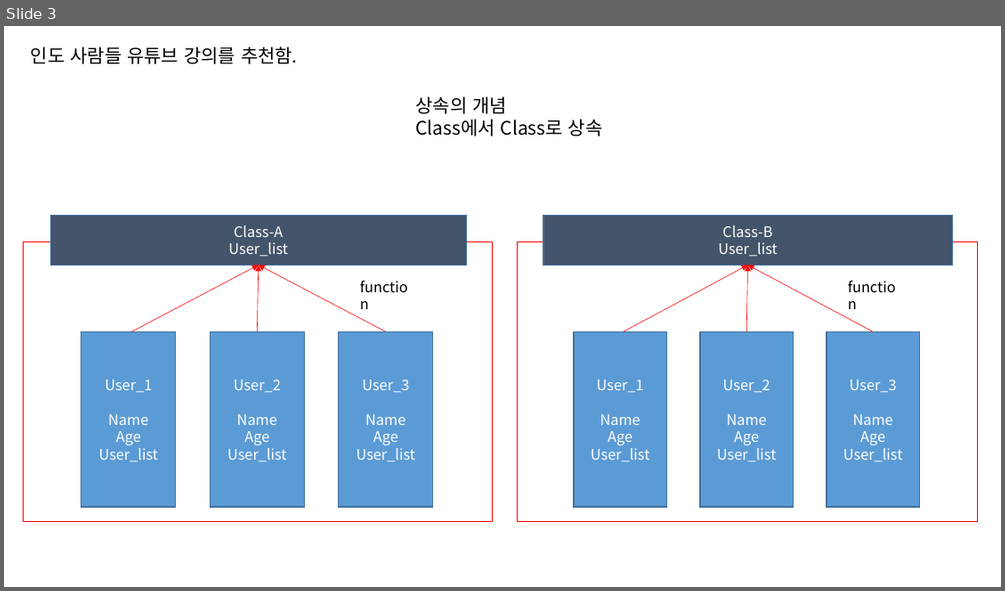
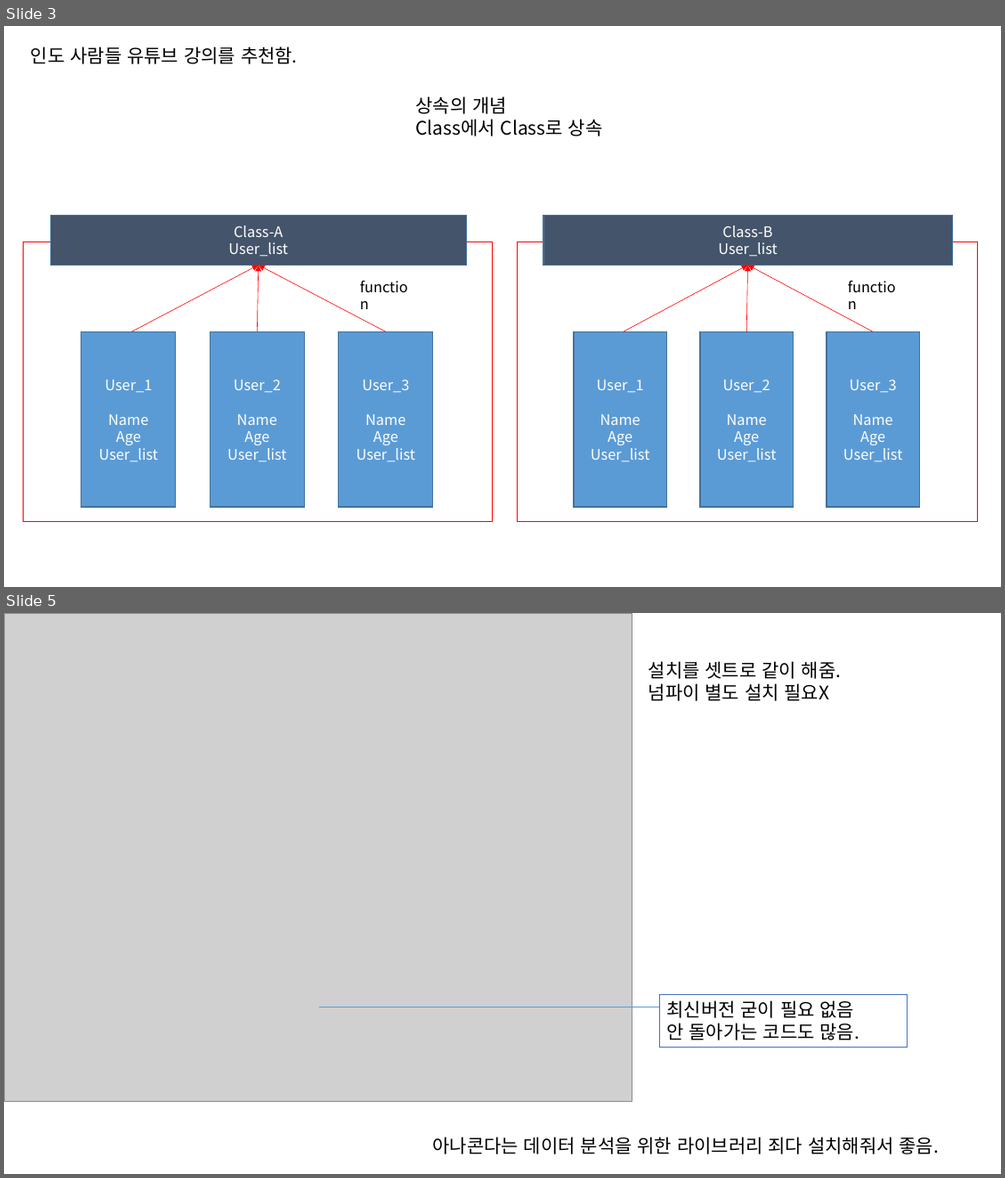
Before and after one commit to olA1ol/learning_data, a slide deck: 240127/class__.pptx. Shown one above the other, each under a label of ours: slide 3 before the commit, slides 3 and 5 after it; the slides between them are not shown. The pictures are 1005x591 and 1005x1178 pixels, drawn with LibreOffice and Linux fonts; fonts in the diff are those of the drawing; grey boxes stand for pictures. Boxes give left, top, right and bottom in pixels: in the first picture for what was removed or moved away, otherwise in the second. Text is boxed around its words. In the diff, an @@ line names an element or a change of style, - is before the commit and + after.

```diff
--- a/240127/class__.pptx
+++ b/240127/class__.pptx
@@ slide 5 added at <box>4,613,1001,1174</box>, background #FFFFFF @@
@@ picture added at <box>4,613,632,1102</box> @@
@@ text added at <box>648,661,841,701</box>, 18 pt, text #000000 @@
+설치를 셋트로 같이 해줌. 넘파이 별도 설치 필요X
@@ line added from (319, 1007) to (659, 1007), #5B9BD5 0.5 pt @@
@@ rectangle added at <box>659,995,906,1047</box>, outline #4472C4 0.75 pt, 18 pt, text #000000 @@
+최신버전 굳이 필요 없음
+안 돌아가는 코드도 많음.
@@ text added at <box>432,1136,939,1154</box>, 18 pt, text #000000 @@
+아나콘다는 데이터 분석을 위한 라이브러리 죄다 설치해줘서 좋음.
```
Also in this commit, not shown: 1 other slide added, 4 other files.
